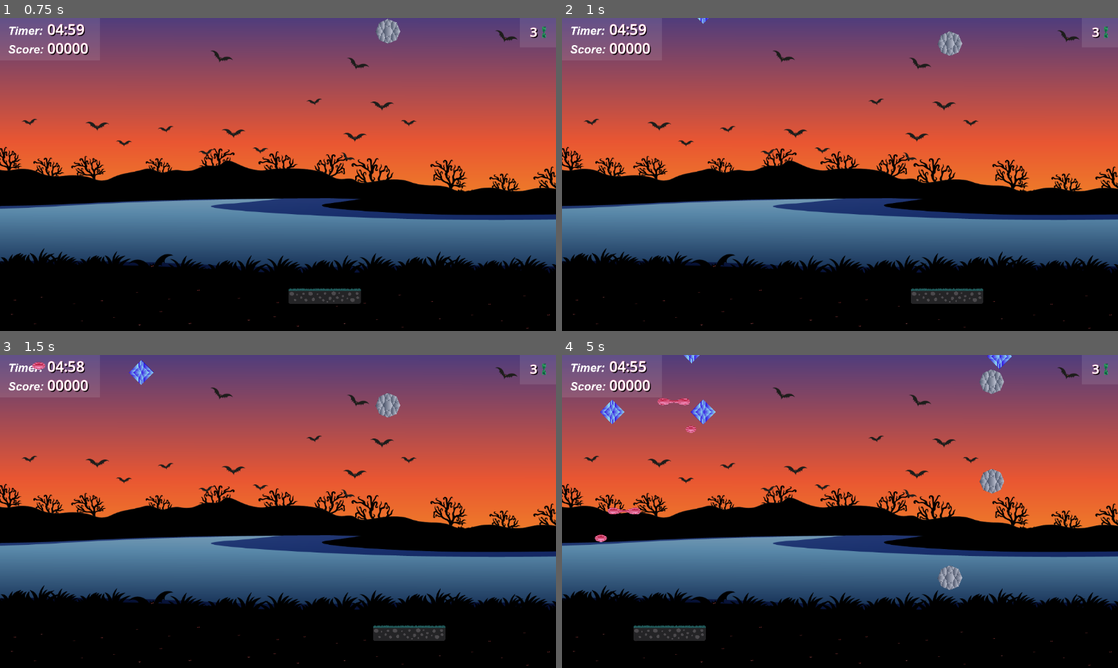
Above: before the commit, frames 1-4 (two rows, left to right).
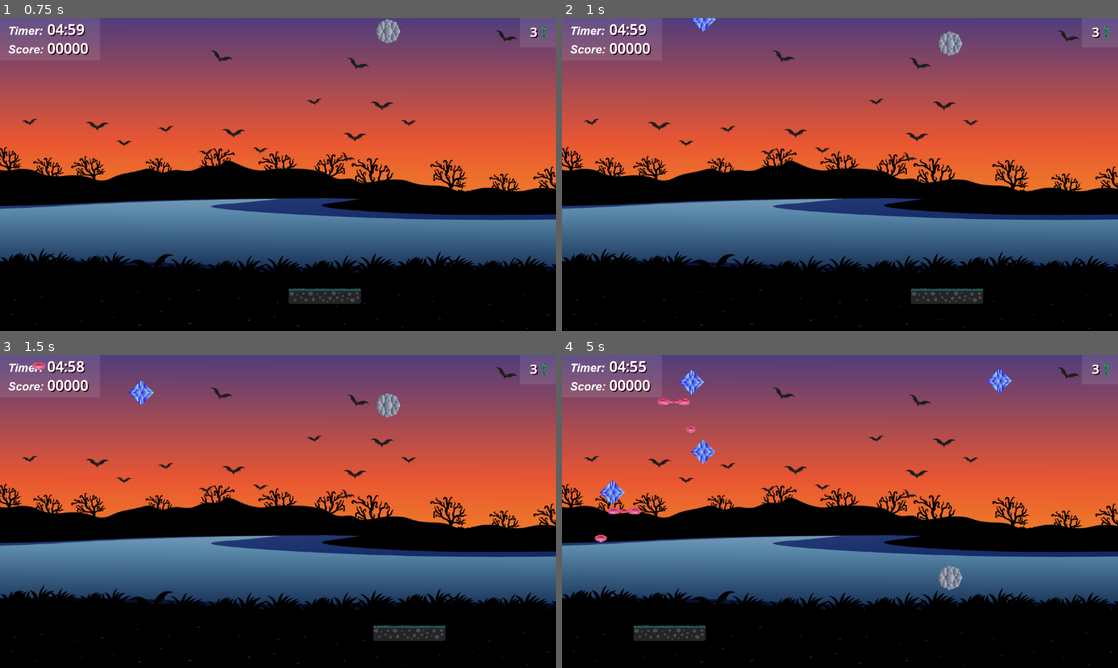
Above: after the commit, the same moments.

Repository: ZuNTeR/GemCatcher
Game: Godot game, scene res://scenes/game.tscn
Two runs of this game, one before a commit and one after it. Both use one fixed random seed, a clock stepped at 60 frames per second and the inputs below.
Inputs:
- Up to frame 1 (0.75 s): hold D (right) from 0.53 s (still down); tap C (c) at 0.6 s
- Up to frame 2 (1 s): keep holding D (right); tap X (x) at 0.8 s
- Up to frame 3 (1.5 s): release D (right) at 1.28 s; hold A (left) from 1.28 s (still down); tap X (x) at 1.35 s
- Up to frame 4 (5 s): tap Z (z) at 1.55, 2.1, 3.8, 4.35 s; release A (left) at 2.03 s; hold D (right) 2.03-2.78 s; tap C (c) at 2.3, 2.85, 4.55 s; hold W (up) 2.78-3.53 s; tap X (x) at 3.05, 3.6 s; hold A (left) from 3.53 s (still down)

Frame 1 is identical in both runs. In frame 2, 0.1% of the frame differs, in the area x 23-28%, y 0-5%; in frame 3, 0.4%; in frame 4, 1.6%, in the area x 6-81%, y 0-48%.

Commit message:
All works

Diff:
--- a/scenes/GemScenes/ricochet_gem.gd
+++ b/scenes/GemScenes/ricochet_gem.gd
@@ -21,9 +21,4 @@
 
 
 #func _on_area_entered(area: Area2D) -> void:
-#	if numeroRicochets != 1:
-#		if area is Paddle or area is DoublePaddle:
-#			areaEntered = true
-#			numeroRicochets = 1
-#	else:
-#		pass
+#	if area.name == "OutraGema":
--- a/scenes/game.gd
+++ b/scenes/game.gd
@@ -22,22 +22,37 @@
 @export var base_wait_time = 2.0
 @export var min_wait_time = 0.1
 @export var speed_scaling_factor = 0.1
+
+var movimentoy = Vector2()
+var movimentox = Vector2()
+var movimentoxV = 0
+var movimentoyV = 0
+
+var velocidade = Vector2(150, 150)
+var max_velocidade = 300
+
+var ricochet2 = 0
+var ricochet3 = 0
+var ricochet1 = 0
 var new_ricochet_gem
 var TimeGemLeft = 3
 var pontos = 0
 var TimePlus = 0
 var _score: int = 0
-var _scoreRicochet: int = 0
+var _scoreRicochet: int = 50
+var ricochetCaptureX = 0
+var ricochetCaptureV = 150
 var stored_delta: float = 0.0
 var numeroRicochets = 0
 var ricochet = false
 var ricochetspawn = false
-var ladoIr = 0
 var lado = randi_range(1, 2)
-var ladoy = 0
-var ladox = 0
 var tempospawnricochet = 0
 var paddleRicochet = 0
+var ladoricochety = 0
+var ladoricochetx = 0
+
+
 func _ready() -> void:
 	spawn_gem()
 	double_paddle.position.x = 10000
@@ -45,8 +60,16 @@
 	double_paddle.set_process(false)
 	double_paddle.set_physics_process(false)
 
-
 func _process(delta: float) -> void:
+	var movimento = Vector2()
+#	if RicochetGem == true:
+#		_score += 50
+#		pontos += 1
+#		label.text = "%05d" % _score
+#		audio_gema_capturada.play()
+#		gem_scene.queue_free()
+
+
 	if is_instance_valid(new_ricochet_gem):
 		if new_ricochet_gem.position.y > get_viewport_rect().size.y + 25.0:
 			new_ricochet_gem = null
@@ -67,17 +90,16 @@
 
 	if Input.is_action_just_pressed("c"):
 		spawn_ricochet_gem()
-		tempospawnricochet = tempo_jogo.time_left
+		await get_tree().create_timer(4.0).timeout
+		tempospawnricochet = 1
 
 	if ricochetspawn == true:
 		if ricochet == false and is_instance_valid(new_ricochet_gem):
-			new_ricochet_gem.position.y += 100 * delta
+			movimento.y += 1
+			movimento = movimento.normalized()
+			new_ricochet_gem.position += movimento * velocidade * delta
 		elif ricochet == true:
 			ricochet_gem()
-
-
-	#if Input.is_action_pressed("up"):
-	#	new_ricochet_gem.position.y -= 100 * delta
 
 func spawn_gem() -> void:
 	var new_gem = gem_scene.instantiate()
@@ -113,6 +135,7 @@
 
 func spawn_ricochet_gem() -> void:
 	new_ricochet_gem = ricochet_gem_scene.instantiate()
+	new_ricochet_gem.connect("area_entered", Callable(self, "_on_area_entered"))
 	ricochetspawn = true
 	if new_ricochet_gem:
 		new_ricochet_gem.speed = TimePlus + base_speed + pontos * speed_scaling_factor * speed_increment
@@ -121,9 +144,6 @@
 	var xpos: float = randf_range(-30, 1000)
 	new_ricochet_gem.position = Vector2(xpos, -150)
 	add_child(new_ricochet_gem)
-
-func _on_timer_timeout() -> void:
-	spawn_gem()
 
 func lose_gem() -> void:
 	_score -= 50
@@ -144,6 +164,63 @@
 	double_paddle.set_process(true)
 	double_paddle.set_physics_process(true)
 
+func ricochet_gem() -> void:
+	if numeroRicochets == 0 and is_instance_valid(new_ricochet_gem):
+		paddleRicochet = 1
+		var movimentoy = Vector2()
+		var movimentox = Vector2()
+		movimentox.x = -1 if lado == 1 else 1
+		movimentoxV = -1 if lado == 1 else 1
+		movimentoy.y = -1
+		movimentoyV = -1
+
+		movimentoy = movimentoy.normalized()
+		movimentox = movimentox.normalized()
+		new_ricochet_gem.position += movimentoy * velocidade * stored_delta
+		new_ricochet_gem.position += movimentox * velocidade * stored_delta
+
+	if numeroRicochets == 2 and is_instance_valid(new_ricochet_gem):
+		var movimentoy = Vector2()
+		var movimentox = Vector2()
+
+		movimentox.x = 1 if ladoricochetx == 1 else -1
+		movimentoy.y = 1 if ladoricochety == 1 else -1
+
+		movimentoxV = 1 if ladoricochetx == 1 else -1
+		movimentoyV = 1 if ladoricochety == 1 else -1
+
+
+		movimentoy = movimentoy.normalized()
+		movimentox = movimentox.normalized()
+		new_ricochet_gem.position += movimentoy * velocidade * stored_delta
+		new_ricochet_gem.position += movimentox * velocidade * stored_delta
+
+	if numeroRicochets == 3 and is_instance_valid(new_ricochet_gem):
+		var movimentoy = Vector2()
+		var movimentox = Vector2()
+
+		movimentox.x = 1 if ladoricochetx == 1 else -1
+		movimentoy.y = 1
+		movimentoyV = 1
+
+		movimentoy = movimentoy.normalized()
+		movimentox = movimentox.normalized()
+		new_ricochet_gem.position += movimentoy * velocidade * stored_delta
+		new_ricochet_gem.position += movimentox * velocidade * stored_delta
+
+	if numeroRicochets == 1 and paddleRicochet == 1 and is_instance_valid(new_ricochet_gem):
+		var movimentoy = Vector2()
+		var movimentox = Vector2()
+
+		movimentox.x = 1 if ladoricochetx == 1 else -1
+		movimentoy.y = -1
+		movimentoyV = -1
+
+		movimentoy = movimentoy.normalized()
+		movimentox = movimentox.normalized()
+		new_ricochet_gem.position += movimentoy * velocidade * stored_delta
+		new_ricochet_gem.position += movimentox * velocidade * stored_delta
+
 func _on_paddle_area_entered(area: Area2D) -> void:
 	if area is TimeGem:
 		TimePlus = -60.0
@@ -161,8 +238,48 @@
 		audio_gema_capturada.play()
 		area.queue_free()
 	elif area is RicochetGem:
-		print("gema")
 		if Input.is_action_pressed("up"):
+			ricochet1 = 1
+			ricochet2 = 0
+			ricochet3 = 0
+
+			ladoricochetx = 1 if movimentoxV == 1 else 0
+
+			ricochet = true
+			if paddleRicochet == 1:
+				numeroRicochets = 1
+		else:
+			if ricochetCaptureX == 0:
+				_score += _scoreRicochet
+				pontos += 1
+			else:
+				_score += _scoreRicochet * ricochetCaptureX
+				pontos += 1 * ricochetCaptureX
+			label.text = "%05d" % _score
+			audio_gema_capturada.play()
+			new_ricochet_gem = null
+			area.queue_free()
+
+func _on_double_paddle_area_entered(area: Area2D) -> void:
+	if area is TimeGem:
+		TimePlus = -60.0
+		tempo_jogo.start(tempo_jogo.time_left + 30)
+		audio_gema_capturada.play()
+		area.queue_free()
+	elif area is Gem:
+		_score += 50
+		pontos += 1
+		label.text = "%05d" % _score
+		audio_gema_capturada.play()
+		area.queue_free()
+	elif area is RicochetGem:
+		if Input.is_action_pressed("up"):
+			ricochet1 = 1
+			ricochet2 = 0
+			ricochet3 = 0
+
+			ladoricochetx = 1 if movimentoxV == 1 else 0
+
 			ricochet = true
 			if paddleRicochet == 1:
 				numeroRicochets = 1
@@ -173,29 +290,36 @@
 			new_ricochet_gem = null
 			area.queue_free()
 
-func ricochet_gem() -> void:
-	if numeroRicochets == 0 and is_instance_valid(new_ricochet_gem):
-		paddleRicochet = 1
-		if lado == 1 and ladoIr == 0:
-			ladoIr = randi_range(-100, -50)
-		elif lado == 2 and ladoIr == 0:
-			ladoIr - randi_range(50, 100)
-		ladoy = 100 * stored_delta
-		ladox = ladoIr * stored_delta
-		new_ricochet_gem.position.y -= ladoy
-		new_ricochet_gem.position.x += ladox
-	elif numeroRicochets == 2 and is_instance_valid(new_ricochet_gem):
-		new_ricochet_gem.position.y -= ladoy * -1
-		new_ricochet_gem.position.x += ladox * -1
-
-	elif numeroRicochets == 3 and is_instance_valid(new_ricochet_gem):
-		new_ricochet_gem.position.y -= ladoy * -1
-		new_ricochet_gem.position.x += ladox * -1
-	elif numeroRicochets == 1 and paddleRicochet == 1 and is_instance_valid(new_ricochet_gem):
-		print("gema")
-		new_ricochet_gem.position.y -= ladoy * -1
-		new_ricochet_gem.position.x += ladox * -1
-
+func _on_parede_direita_area_entered(area: Area2D) -> void:
+	if area is RicochetGem:
+		numeroRicochets = 2
+		ricochet1 = 0
+		ricochet2 = 1
+		ricochet3 = 0
+		#ladoricochety = 1 if movimentox.x >= 1 else 0
+
+		ladoricochetx = -1
+		ladoricochety = 1 if movimentoyV == 1 else -1
+func _on_parede_esquerda_area_entered(area: Area2D) -> void:
+	if area is RicochetGem:
+		numeroRicochets = 2
+		ricochet1 = 0
+		ricochet2 = 1
+		ricochet3 = 0
+		#	ladoricochety = 1 if movimentox.x >= 1 else 0
+
+		ladoricochetx = 1
+		ladoricochety = 1 if movimentoyV == 1 else -1
+
+func _on_parede_cima_area_entered(area: Area2D) -> void:
+	if tempospawnricochet == 1:
+		if area is RicochetGem:
+			numeroRicochets = 3
+			ricochet1 = 0
+			ricochet2 = 0
+			ricochet3 = 1
+		#	ladoricochety = 1 if movimentoy.y <= 1 else 0
+			ladoricochetx = 1 if movimentoxV == 1 else -1
 
 func _on_parede_baixo_area_entered(area: Area2D) -> void:
 	lose_gem()
@@ -203,33 +327,16 @@
 	#new_ricochet_gem.queue_free()
 	#new_ricochet_gem = null
 
+func _on_area_entered(area: Area2D) -> void:
+	if area is Gem:
+		ricochetCaptureX += 1
+		ricochetCaptureV += 50
+		velocidade = Vector2(ricochetCaptureV, ricochetCaptureV)
+		audio_gema_capturada.play()
+		area.queue_free()
+
 func _on_timer_velocidade_timeout() -> bool:
 	return true
 
-func _on_double_paddle_area_entered(area: Area2D) -> void:
-	if area is TimeGem:
-		TimePlus = -60.0
-		tempo_jogo.start(tempo_jogo.time_left + 30)
-		audio_gema_capturada.play()
-		area.queue_free()
-	elif area is Gem:
-		_score += 50
-		pontos += 1
-		label.text = "%05d" % _score
-		audio_gema_capturada.play()
-		area.queue_free()
-
-func _on_parede_direita_area_entered(area: Area2D) -> void:
-	if area is RicochetGem:
-		numeroRicochets = 2
-
-
-func _on_parede_esquerda_area_entered(area: Area2D) -> void:
-	if area is RicochetGem:
-		numeroRicochets = 2
-
-func _on_parede_cima_area_entered(area: Area2D) -> void:
-	if tempo_jogo.time_left + 3 < tempospawnricochet:
-		if area is RicochetGem:
-			numeroRicochets = 3
-			print("3")
+func _on_timer_timeout() -> void:
+	spawn_gem()
Not shown, added: scenes/gamD299.tmp
